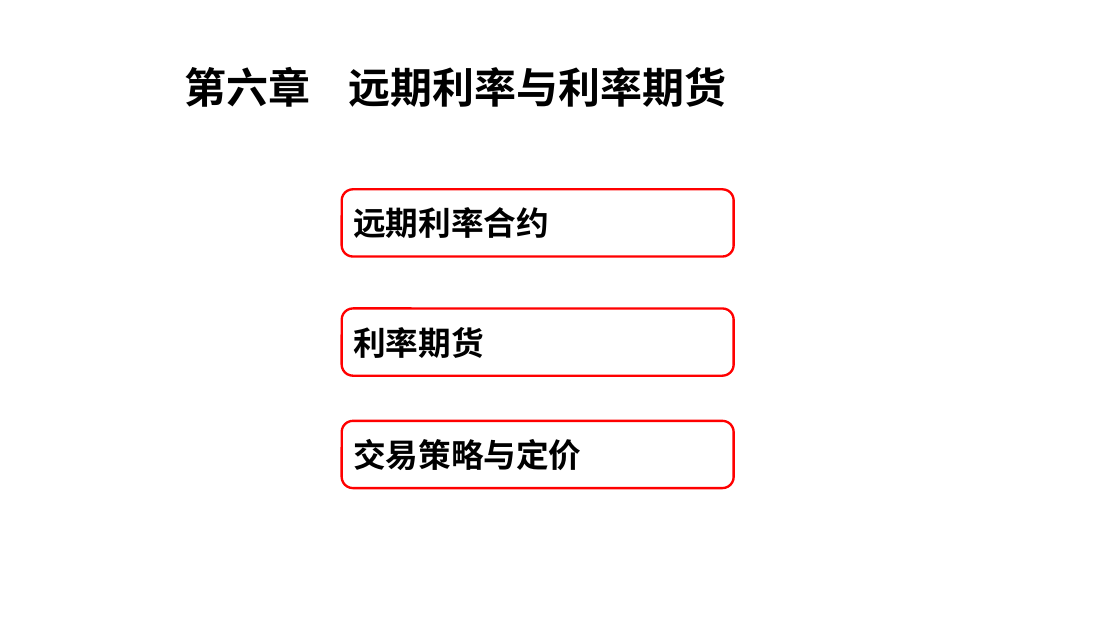
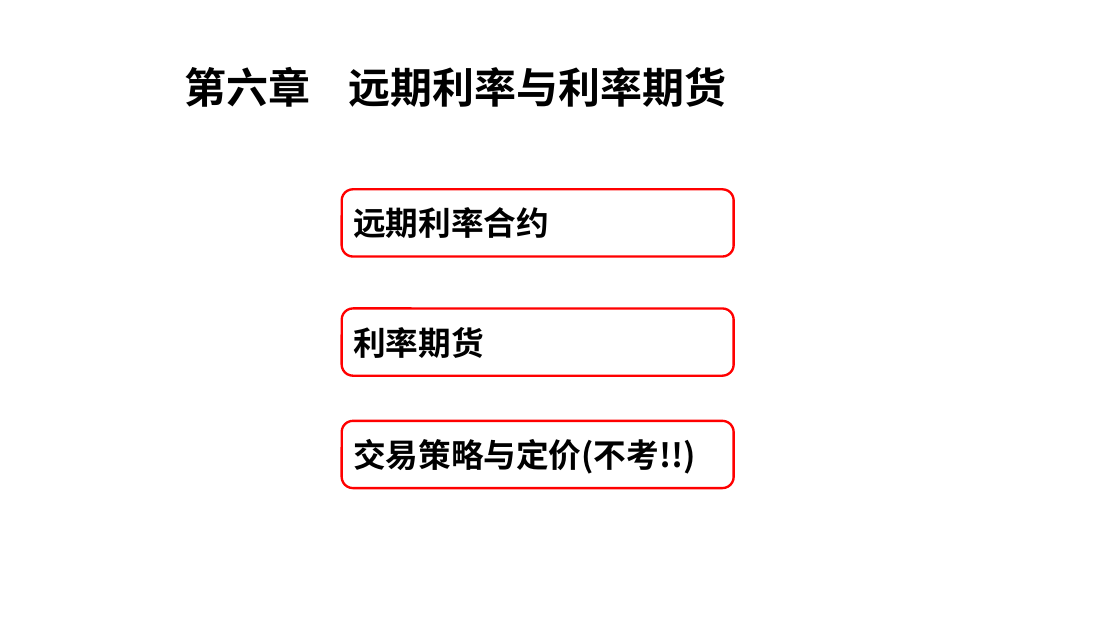
Before and after one commit to yunfengxs/my-Papers, a slide deck: slide 73 of 金工/金工五六144.pptx. Drawn at 1120x630 pixels with LibreOffice and Linux fonts; fonts in the diff are those of the drawing. Boxes give left, top, right and bottom in pixels: in the first picture for what was removed or moved away, otherwise in the second. Text is boxed around its words. In the diff, an @@ line names an element or a change of style, - is before the commit and + after.

```diff
--- a/金工/金工五六144.pptx
+++ b/金工/金工五六144.pptx
@@ text in rounded rectangle at (x1=353, y1=439, x2=695, y2=474): text changed @@
-交易策略与定价
+交易策略与定价(不考!!)
```
Also in this commit, not shown: 6 other slides changed, 21 slides removed, 15 other files.
